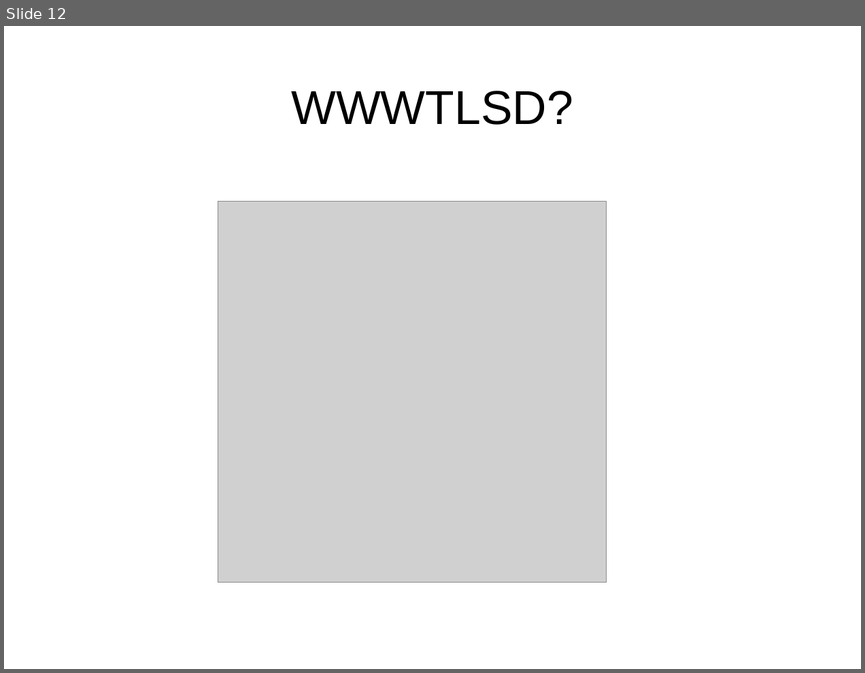
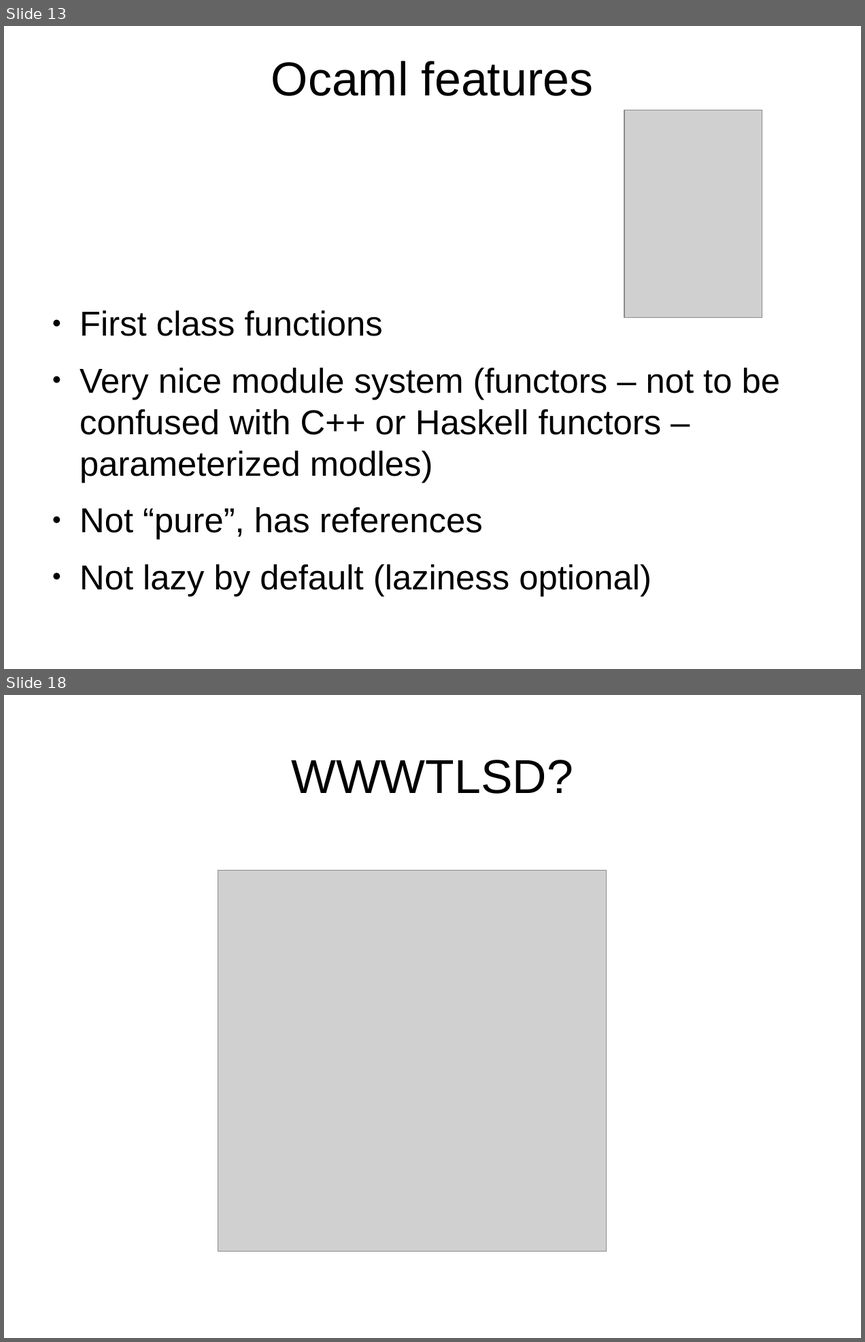
Before and after one commit to philtomson/OSBridge2012Talk, a slide deck: OSBridge2012.odp. Shown one above the other, each under a label of ours: slide 12 before the commit, slides 13 and 18 after it; the slides between them are not shown. The pictures are 865x673 and 865x1342 pixels, drawn with LibreOffice and Linux fonts; fonts in the diff are those of the drawing; grey boxes stand for pictures. Boxes give left, top, right and bottom in pixels: in the first picture for what was removed or moved away, otherwise in the second. Text is boxed around its words. In the diff, an @@ line names an element or a change of style, - is before the commit and + after.

```diff
--- a/OSBridge2012.odp
+++ b/OSBridge2012.odp
@@ slide 13 added at box(4, 26, 861, 669), background #FFFFFF @@
@@ title added at box(271, 61, 593, 96), 44 pt, text #000000 @@
+Ocaml features
@@ picture added at box(624, 110, 762, 318) @@
@@ text added at box(79, 310, 780, 596), 32 pt, text #000000 @@
+● First class functions
+● Very nice module system (functors – not to be confused with C++ or Haskell functors – parameterized modles)
+● Not “pure”, has references
+● Not lazy by default (laziness optional)
@@ what was slide 12 is now slide 18 @@
```
Also in this commit, not shown: 8 slides changed, 6 other slides added.
